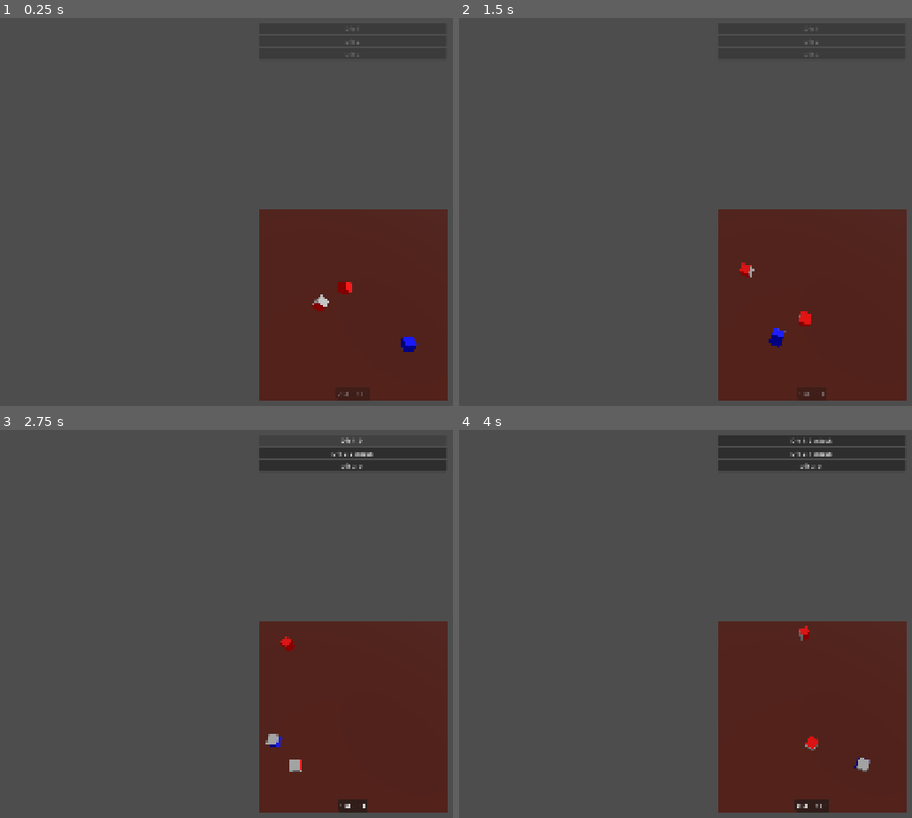
Above: before the commit, frames 1-4 (two rows, left to right).
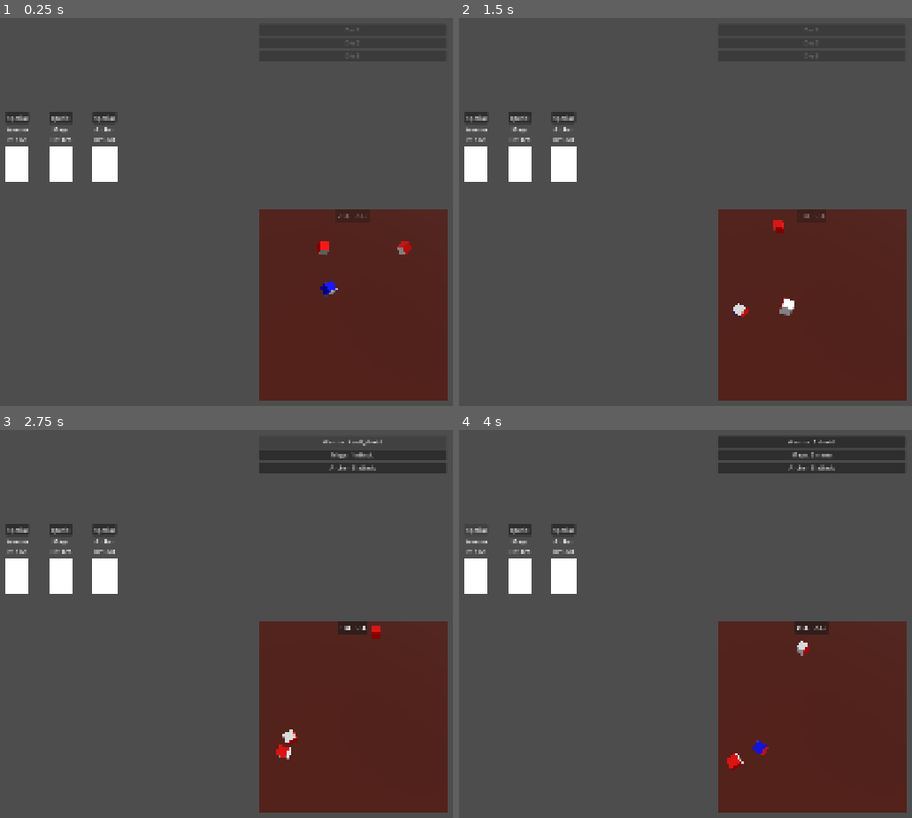
Above: after the commit, the same moments.

Repository: Emilgod/DICE-ROGUELITE
Game: Godot game, scene res://SCENES/MAIN/main.tscn
Same seed, same stepped clock (60 frames per second), same inputs: the game is played once before the commit and once after it.
Inputs (mouse positions are in pixels of both pictures, inside the frame that each line leads up to):
- Up to frame 1 (0.25 s): no input
- Up to frame 2 (1.5 s): click (477, 118) at 0.5 s, where only the run after the commit has a clickable "special"; click "2 REROLLS" at 1.25 s
- Up to frame 3 (2.75 s): click (353, 441) at 2 s, where only the run after the commit has a clickable "Warrior: 4 self_shield"
- Up to frame 4 (4 s): click "1 REROLL" at 2.75 s; click (477, 530) at 3.5 s, where only the run after the commit has a clickable "special"

The runs differ from the first frame. In frame 1, 2.6% of the frame differs, in the area x 1-93%, y 2-98%; in frame 2, 2.6%; in frame 3, 3.9%; in frame 4, 4.1%, in the area x 1-99%, y 2-99%.

Commit message:
party system and ui for it

Diff:
--- a/DICE_TEMPLATES/dice_templates.gd
+++ /dev/null
@@ -1,37 +0,0 @@
-extends Node
-
-static func get_attack_die() -> DiceData:
-	return DiceData.new(
-		"Attack Die",
-		[
-			{"value": 0, "effects": []},
-			{"value": 0, "effects": []},
-			{"value": 1, "effects": ["attack"]},
-			{"value": 1, "effects": ["attack"]},
-			{"value": 2, "effects": ["attack"]},
-			{"value": 2, "effects": ["attack"]}
-		]
-	)
-
-static func get_defense_die() -> DiceData:
-	return DiceData.new(
-		"Defense Die",
-		[
-			{"value": 0, "effects": []},
-			{"value": 0, "effects": []},
-			{"value": 2, "effects": ["shield"]},
-			{"value": 2, "effects": ["shield"]},
-			{"value": 4, "effects": ["shield"]},
-			{"value": 4, "effects": ["shield"]}
-		]
-	)
-
-static func get_character_1() -> PlayerData:
-	return PlayerData.new(
-		"Character 1",
-		[
-			get_attack_die(),
-			get_attack_die(),
-			get_defense_die()
-		]
-	)
--- /dev/null
+++ b/RESOURCES/character.gd
@@ -0,0 +1,23 @@
+extends Resource
+class_name Character
+
+@export var character_name: String = ""
+@export var class_type: String = ""
+@export var max_hp: int = 20
+@export var class_color: Color = Color.WHITE
+@export var dice_pool: Array = []
+
+var current_hp: int
+
+func _init(p_name = "", p_class = "", p_hp = 20, p_dice = [], p_color = Color.WHITE):
+	character_name = p_name
+	class_type = p_class
+	max_hp = p_hp
+	current_hp = p_hp
+	dice_pool = p_dice
+	class_color = p_color
+
+func take_damage(amount: int):
+	current_hp -= amount
+	if current_hp <= 0:
+		current_hp = 0
--- a/SCENES/BOARD/board.gd
+++ b/SCENES/BOARD/board.gd
@@ -3,25 +3,62 @@
 @onready var camera_3d: Camera3D = $Camera3D
 @onready var dice_container: Node3D = $dice_container
 @onready var button: Button = $UI/Button
+@export var actions_container: VBoxContainer
+@export var party_container: HBoxContainer
 
-@export var actions_container: VBoxContainer
-var rerolls_remaining:int  = 2
-var player_data: PlayerData
+@export var rerolls_remaining: int = 2
 var dice_scene = preload("res://SCENES/DICE/dice.tscn")
+var hero_templates = preload("res://hero_templates/hero_templates.gd")
+var character_panel_scene = preload("res://SCENES/CHARACTER STUFF/character_ui.tscn")
+var party: Array[Character] = []
 var all_dice = []
-var dice_templates = preload("res://DICE_TEMPLATES/dice_templates.gd")
-# Called when the node enters the scene tree for the first time.
+var dice_to_character = {}
+
 func _ready() -> void:
-	button.disabled
-	player_data = dice_templates.get_character_1()
+	setup_party()
+	setup_party_display()
 	spawn_dice()
 	update_button_text()
 	create_placeholder_buttons()
+	button.pressed.connect(_on_button_pressed)
+func setup_party_display():
+	for Character in party:
+		var panel = character_panel_scene.instantiate()
+		party_container.add_child(panel)
+		panel.setup(Character)
 
+func update_party_display():
+	for panel in party_container.get_children():
+		panel.update_hp()
+
+func setup_party():
+	party = [
+		hero_templates.get_warrior(),
+		hero_templates.get_mage(),
+		hero_templates.get_archer()
+	]
+	for character in party:
+		print("Added: ", character.character_name)
+
+func spawn_dice():
+	for character in party:
+		for dice_template in character.dice_pool:
+			spawn_single_die(dice_template, character)
+
+func spawn_single_die(template: DiceData, character: Character):
+	var dice = dice_scene.instantiate()
+	dice_container.add_child(dice)
+
+	dice.set_sides(template.sides)
+	dice.position = Vector3(randf_range(0, 0.1), -1, randf_range(0, 0.1))
+	dice.apply_central_impulse(Vector3(randf_range(-10, 10), 0, randf_range(-10, 10)))
+	dice.apply_torque_impulse(Vector3(randf_range(-0.05, 0.05), randf_range(-0.05, 0.05), randf_range(-0.05, 0.05)))
+
+	all_dice.append(dice)
+	dice_to_character[dice] = character
 
 func _input(event: InputEvent) -> void:
 	if event is InputEventMouseButton and event.pressed:
-		# Raycast to find which dice was clicked
 		var mouse_pos = get_viewport().get_mouse_position()
 		var from = camera_3d.project_ray_origin(mouse_pos)
 		var normal = camera_3d.project_ray_normal(mouse_pos)
@@ -31,31 +68,17 @@
 
 		if result and result.collider.is_in_group("dice"):
 			result.collider.toggle_lock()
+			update_dice_results()
 
-# Called every frame. 'delta' is the elapsed time since the previous frame.
 func _process(delta: float) -> void:
 	update_dice_results()
 	var all_settled = all_dice.all(func(d): return d.is_settled)
 	button.disabled = not all_settled
 
-	# Update button text color or appearance if disabled
 	if button.disabled:
 		button.modulate = Color.GRAY
 	else:
 		button.modulate = Color.WHITE
-
-func spawn_dice():
-	for dice_template in player_data.dice_pool:
-		spawn_die(dice_template)
-
-func spawn_die(template: DiceData):
-	var dice = dice_scene.instantiate()
-	dice_container.add_child(dice)
-
-	dice.set_sides(template.sides)
-	dice.reset_and_reroll()
-	all_dice.append(dice)
-
 
 func update_button_text():
 	if rerolls_remaining == 1:
@@ -66,42 +89,39 @@
 		button.text = "%d REROLLS" % [rerolls_remaining]
 
 func create_placeholder_buttons() -> void:
-	# Create 5 placeholder buttons (one for each die)
-	for i in range(3):
+	for i in range(all_dice.size()):
 		var placeholder = Button.new()
+		placeholder.name = "DieButton%d" % i
 		placeholder.text = "Die %d" % (i + 1)
 		placeholder.disabled = true
 		placeholder.modulate = Color.GRAY
 		actions_container.add_child(placeholder)
 
 func update_dice_results():
-	# Update existing buttons instead of recreating them
 	for i in range(all_dice.size()):
 		var dice = all_dice[i]
 		var button = actions_container.get_child(i)
+		var character = dice_to_character[dice]
 
 		if dice.is_settled:
 			var top_face = dice.get_top_face()
 			var face_data = dice.sides_data[top_face]
 
-			button.text = "Die %d: %d %s" % [i + 1, face_data["value"], ", ".join(face_data["effects"])]
+			button.text = "%s: %d %s" % [character.character_name, face_data["value"], ", ".join(face_data["effects"])]
 			button.disabled = false
 			button.modulate = Color.WHITE
 
-			# Disconnect ALL previous signals
 			for sig in button.pressed.get_connections():
 				button.pressed.disconnect(sig.callable)
 
-			# Connect new signal
-			button.pressed.connect(func(): on_action_selected(face_data, dice))
+			button.pressed.connect(func(): on_action_selected(face_data, dice, character))
 		else:
 			button.text = "Die %d" % (i + 1)
 			button.disabled = true
 			button.modulate = Color.GRAY
 
-func on_action_selected(face_data: Dictionary, dice: Node3D) -> void:
-	print("Selected: ", face_data, " from dice: ", dice)
-	# TODO: Target enemy with this action
+func on_action_selected(face_data: Dictionary, dice, character: Character) -> void:
+	print("Selected from %s: " % character.character_name, face_data)
 
 func reroll_dice():
 	if rerolls_remaining <= 0:
--- a/SCENES/BOARD/board.tscn
+++ b/SCENES/BOARD/board.tscn
@@ -79,8 +79,9 @@
 anchor_right = 0.5
 anchor_bottom = 1.0
 offset_left = -34.0
-offset_top = -31.0
+offset_top = -515.0
 offset_right = 34.0
+offset_bottom = -481.0
 grow_horizontal = 2
 grow_vertical = 0
 text = "REROLL"
--- /dev/null
+++ b/SCENES/CHARACTER STUFF/character_ui.gd
@@ -0,0 +1,15 @@
+extends MarginContainer
+
+@export var hp_label: Label
+@export var sprite_rect: TextureRect
+@export var name_label: Label
+
+var character: Character
+
+func setup(char: Character):
+	character = char
+	name_label.text = char.character_name
+	update_hp()
+
+func update_hp():
+	hp_label.text = "HP: %d/%d" % [character.current_hp, character.max_hp]
--- /dev/null
+++ b/SCENES/CHARACTER STUFF/character_ui.tscn
@@ -0,0 +1,50 @@
+[gd_scene format=3 uid="uid://dh4xwdusb0p36"]
+
+[ext_resource type="Script" uid="uid://cubwjcukcp0lq" path="res://SCENES/CHARACTER STUFF/character_ui.gd" id="1_ldxep"]
+
+[sub_resource type="CanvasTexture" id="CanvasTexture_ldxep"]
+
+[node name="character_ui" type="MarginContainer" unique_id=1172489975 node_paths=PackedStringArray("hp_label", "sprite_rect", "name_label")]
+custom_minimum_size = Vector2(112, 250)
+offset_right = 114.0
+offset_bottom = 271.0
+theme_override_constants/margin_left = 25
+theme_override_constants/margin_top = 25
+theme_override_constants/margin_right = 25
+theme_override_constants/margin_bottom = 25
+script = ExtResource("1_ldxep")
+hp_label = NodePath("Vbox/hp_label")
+sprite_rect = NodePath("Vbox/sprite_rect")
+name_label = NodePath("Vbox/name_label")
+
+[node name="Vbox" type="VBoxContainer" parent="." unique_id=1736615563]
+custom_minimum_size = Vector2(64, 0)
+layout_mode = 2
+size_flags_horizontal = 4
+size_flags_vertical = 4
+
+[node name="Button" type="Button" parent="Vbox" unique_id=271569662]
+layout_mode = 2
+text = "special"
+
+[node name="name_label" type="Label" parent="Vbox" unique_id=1136505815]
+layout_mode = 2
+text = "warrior"
+horizontal_alignment = 1
+vertical_alignment = 1
+clip_text = true
+
+[node name="hp_label" type="Label" parent="Vbox" unique_id=2096161792]
+layout_mode = 2
+text = "25/25"
+horizontal_alignment = 1
+vertical_alignment = 1
+clip_text = true
+
+[node name="sprite_rect" type="TextureRect" parent="Vbox" unique_id=2035946422]
+custom_minimum_size = Vector2(64, 100)
+layout_mode = 2
+size_flags_horizontal = 4
+size_flags_vertical = 4
+texture = SubResource("CanvasTexture_ldxep")
+expand_mode = 1
--- a/SCENES/MAIN/main.tscn
+++ b/SCENES/MAIN/main.tscn
@@ -14,11 +14,17 @@
 handle_input_locally = false
 render_target_update_mode = 4
 
-[node name="Board" parent="SubViewportContainer/SubViewport" unique_id=1498668013 node_paths=PackedStringArray("actions_container") instance=ExtResource("1_n2i1s")]
+[node name="Board" parent="SubViewportContainer/SubViewport" unique_id=1498668013 node_paths=PackedStringArray("actions_container", "party_container") instance=ExtResource("1_n2i1s")]
 actions_container = NodePath("../../../actions_container")
+party_container = NodePath("../../../party_container")
 
 [node name="actions_container" type="VBoxContainer" parent="." unique_id=1970969888]
 offset_left = 711.0
-offset_top = 39.0
+offset_top = 43.0
 offset_right = 1221.0
 offset_bottom = 524.0
+
+[node name="party_container" type="HBoxContainer" parent="." unique_id=2053656649]
+offset_top = 212.0
+offset_right = 712.0
+offset_bottom = 542.0
--- /dev/null
+++ b/SCENES/UI/main_menu.tscn
@@ -0,0 +1,54 @@
+[gd_scene format=3 uid="uid://4y6xl1unyjxx"]
+
+[node name="main_menu" type="Control" unique_id=1771512513]
+layout_mode = 3
+anchors_preset = 15
+anchor_right = 1.0
+anchor_bottom = 1.0
+grow_horizontal = 2
+grow_vertical = 2
+
+[node name="Label" type="Label" parent="." unique_id=1244829881]
+layout_mode = 1
+anchors_preset = 5
+anchor_left = 0.5
+anchor_right = 0.5
+offset_left = -20.0
+offset_right = 20.0
+offset_bottom = 23.0
+grow_horizontal = 2
+theme_override_font_sizes/font_size = 221
+text = "DICE GUYS"
+
+[node name="HBoxContainer" type="VBoxContainer" parent="." unique_id=755435001]
+layout_mode = 1
+anchors_preset = 7
+anchor_left = 0.5
+anchor_top = 1.0
+anchor_right = 0.5
+anchor_bottom = 1.0
+offset_left = -371.0
+offset_top = -599.0
+offset_right = 340.0
+offset_bottom = -181.0
+grow_horizontal = 2
+grow_vertical = 0
+theme_override_constants/separation = 75
+
+[node name="play" type="Button" parent="HBoxContainer" unique_id=1197511819]
+custom_minimum_size = Vector2(20, 20)
+layout_mode = 2
+size_flags_horizontal = 6
+size_flags_vertical = 4
+theme_override_font_sizes/font_size = 60
+text = "PLAY"
+icon_alignment = 1
+
+[node name="quit" type="Button" parent="HBoxContainer" unique_id=283154818]
+custom_minimum_size = Vector2(20, 20)
+layout_mode = 2
+size_flags_horizontal = 6
+size_flags_vertical = 4
+theme_override_font_sizes/font_size = 60
+text = "QUIT"
+icon_alignment = 1
--- /dev/null
+++ b/hero_templates/hero_templates.gd
@@ -0,0 +1,67 @@
+extends Node
+
+static func get_warrior_die() -> DiceData:
+	return DiceData.new(
+		"Warrior Die",
+		[
+			{"value": 2, "effects": ["attack"]},
+			{"value": 2, "effects": ["attack"]},
+			{"value": 2, "effects": ["shield"]},
+			{"value": 2, "effects": ["shield"]},
+			{"value": 4, "effects": ["self_shield"]},
+			{"value": 1, "effects": ["cleave"]}
+		]
+	)
+
+static func get_mage_die() -> DiceData:
+	return DiceData.new(
+		"Mage Die",
+		[
+			{"value": 2, "effects": ["mana"]},
+			{"value": 2, "effects": ["mana"]},
+			{"value": 1, "effects": ["mana"]},
+			{"value": 1, "effects": ["mana"]},
+			{"value": 1, "effects": ["attack"]},
+			{"value": 1, "effects": ["attack"]}
+		]
+	)
+
+static func get_archer_die() -> DiceData:
+	return DiceData.new(
+		"Archer Die",
+		[
+			{"value": 2, "effects": ["attack"]},
+			{"value": 2, "effects": ["attack"]},
+			{"value": 3, "effects": ["attack"]},
+			{"value": 3, "effects": ["attack"]},
+			{"value": 0, "effects": []},
+			{"value": 0, "effects": []}
+		]
+	)
+
+static func get_warrior() -> Character:
+	return Character.new(
+		"Warrior",
+		"warrior",
+		12,
+		[get_warrior_die()],
+		Color.RED
+	)
+
+static func get_mage() -> Character:
+	return Character.new(
+		"Mage",
+		"mage",
+		6,
+		[get_mage_die()],
+		Color.BLUE
+	)
+
+static func get_archer() -> Character:
+	return Character.new(
+		"Archer",
+		"archer",
+		8,
+		[get_archer_die()],
+		Color.GREEN
+	)
Not shown, removed: DICE_TEMPLATES/dice_templates.gd.uid
Not shown, added: RESOURCES/character.gd.uid
Not shown, added: SCENES/CHARACTER STUFF/character_ui.gd.uid
Not shown, added: hero_templates/hero_templates.gd.uid
